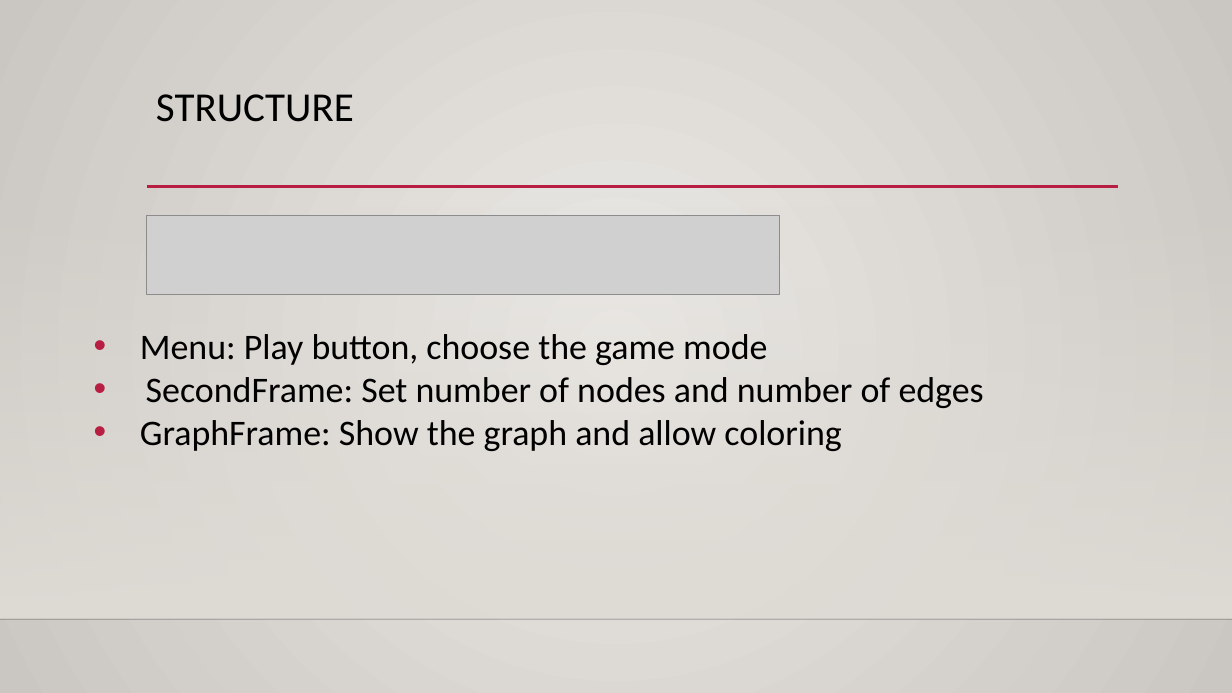
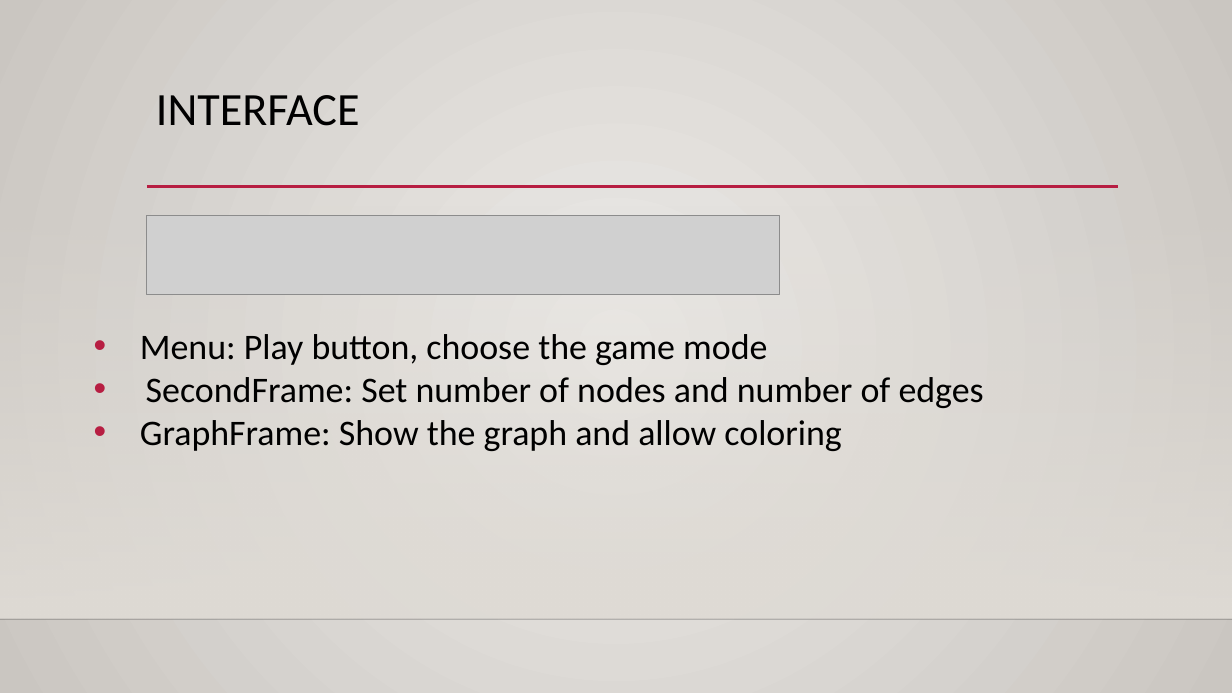
Before and after one commit to diagnoza/develop-, a slide deck: slide 4 of Project1-1/Phase2/Presentation2.pptx. Drawn at 1232x693 pixels with LibreOffice and Linux fonts; fonts in the diff are those of the drawing; grey boxes stand for pictures; background and template pictures are left out. Boxes give left, top, right and bottom in pixels: in the first picture for what was removed or moved away, otherwise in the second. Text is boxed around its words. In the diff, an @@ line names an element or a change of style, - is before the commit and + after.

```diff
--- a/Project1-1/Phase2/Presentation2.pptx
+++ b/Project1-1/Phase2/Presentation2.pptx
@@ title at [156, 95, 360, 126]: text changed; size 32 to 36 pt @@
-STRUCTURE
+INTERFACE
```
Also in this commit, not shown: 7 other slides changed, 1 slide removed.
